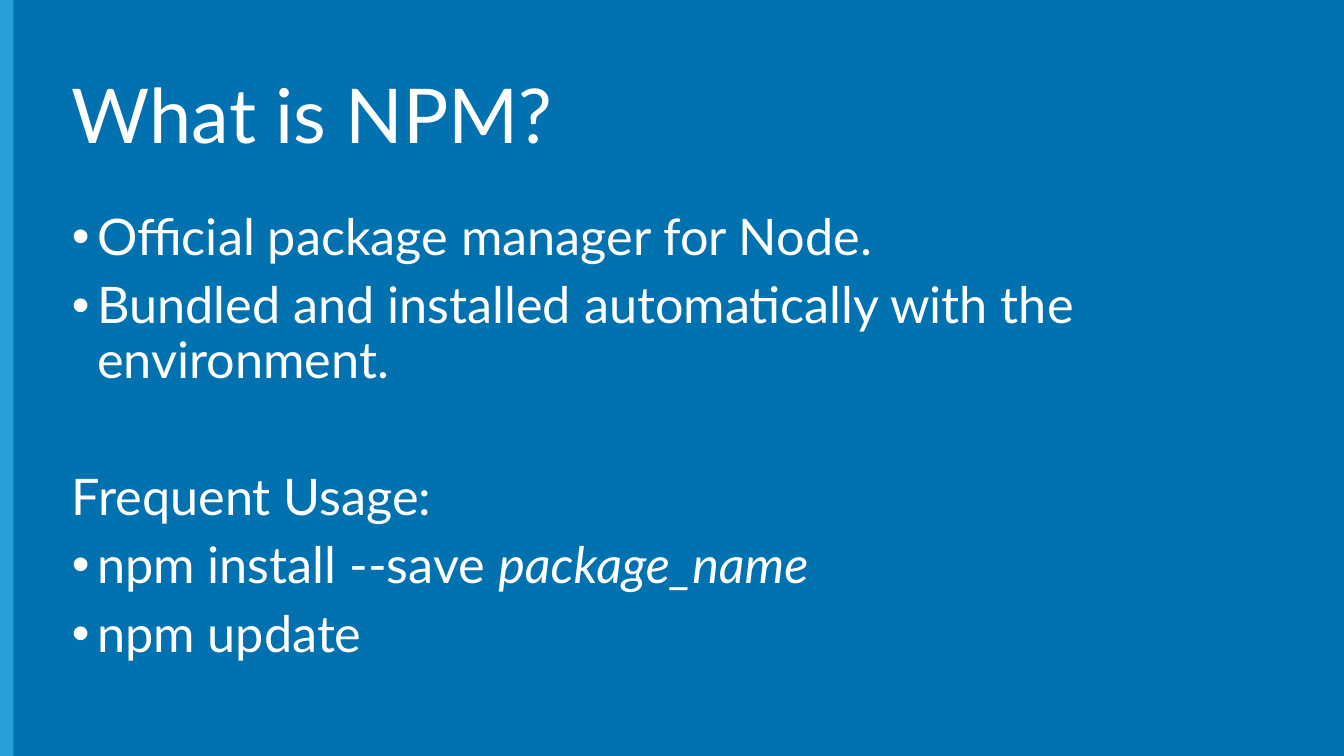
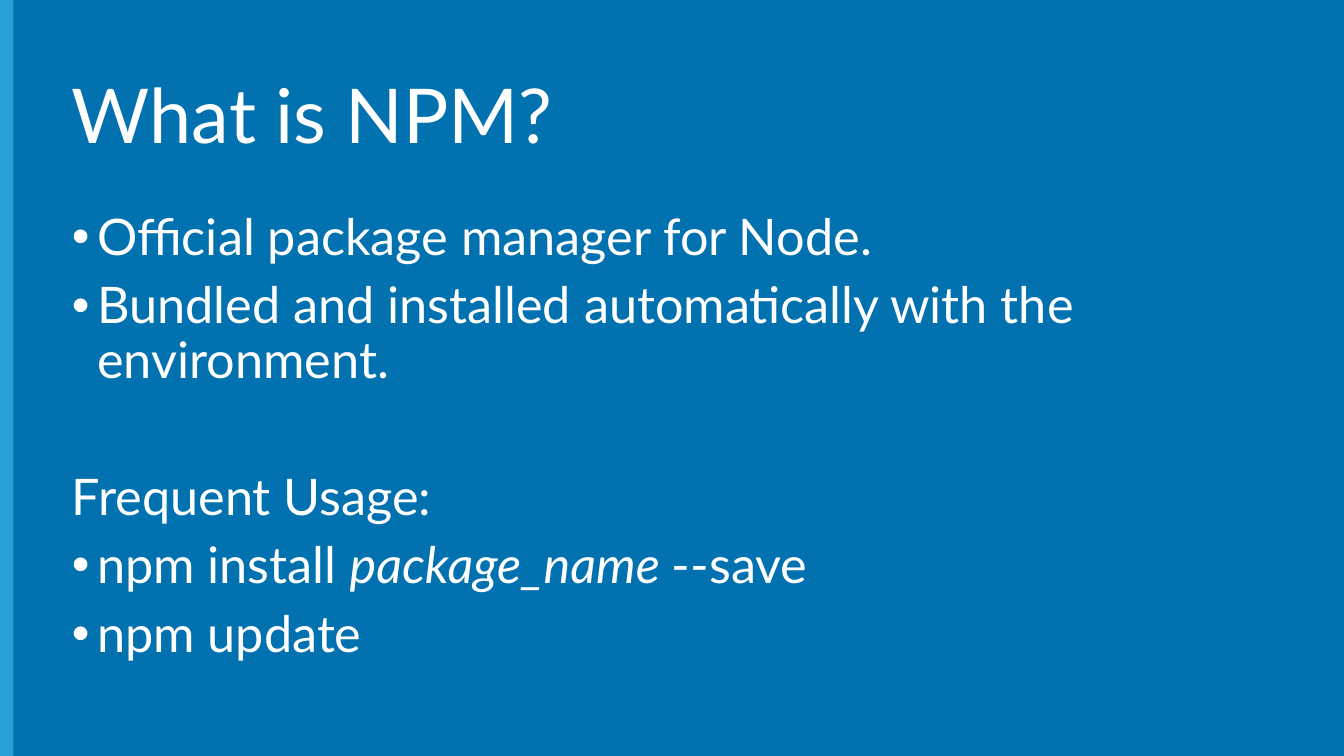
Before and after one commit to Microsoft-Web/NodeCamp, a slide deck: slide 31 of Presentation/IntroToNodeJS/IntroToNodeJS.pptx (slide 33 before the commit). Drawn at 1344x756 pixels with LibreOffice and Linux fonts; fonts in the diff are those of the drawing; background and template pictures are left out. Boxes give left, top, right and bottom in pixels: in the first picture for what was removed or moved away, otherwise in the second. Text is boxed around its words. In the diff, an @@ line names an element or a change of style, - is before the commit and + after.

```diff
--- a/Presentation/IntroToNodeJS/IntroToNodeJS.pptx
+++ b/Presentation/IntroToNodeJS/IntroToNodeJS.pptx
@@ text at (x1=97, y1=546, x2=808, y2=592): text changed @@
-• npm install --save package_name
+• npm install package_name --save
```
Also in this commit, not shown: 1 other slide changed, 2 slides added, 4 slides removed, 4 other files.
